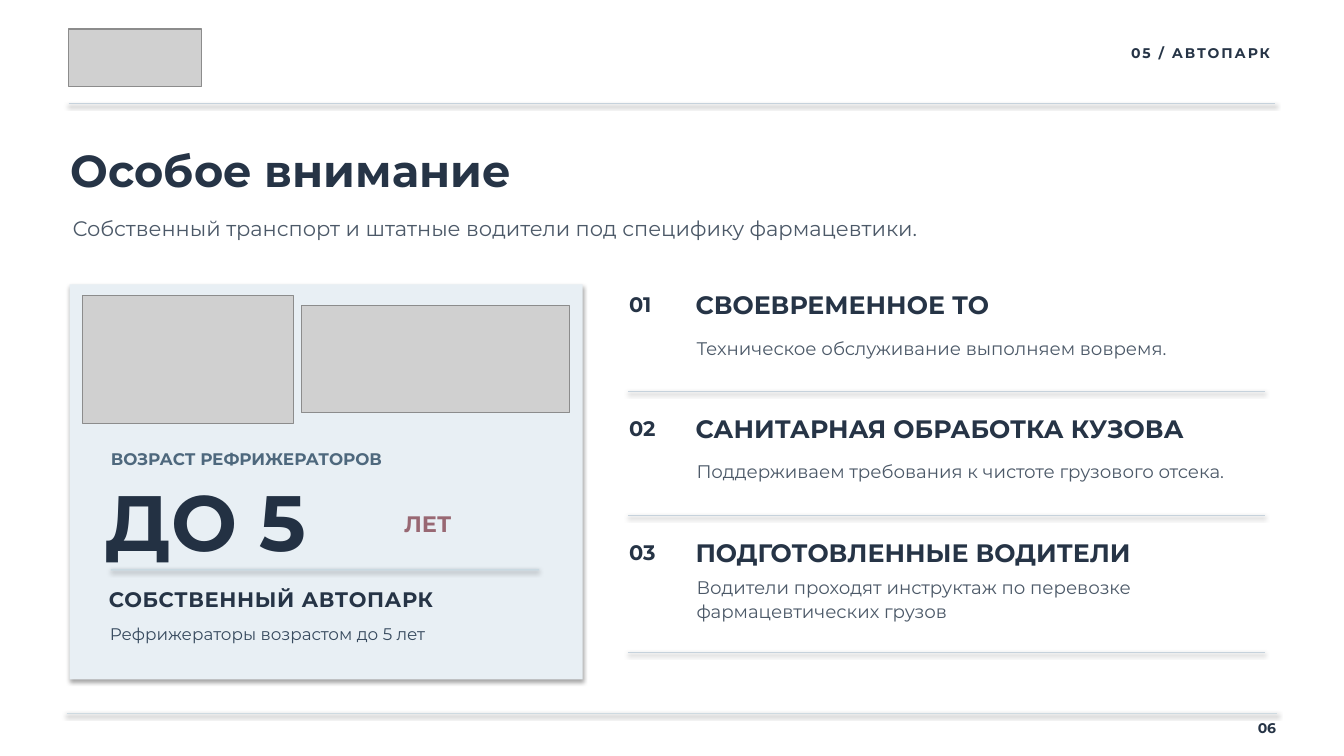
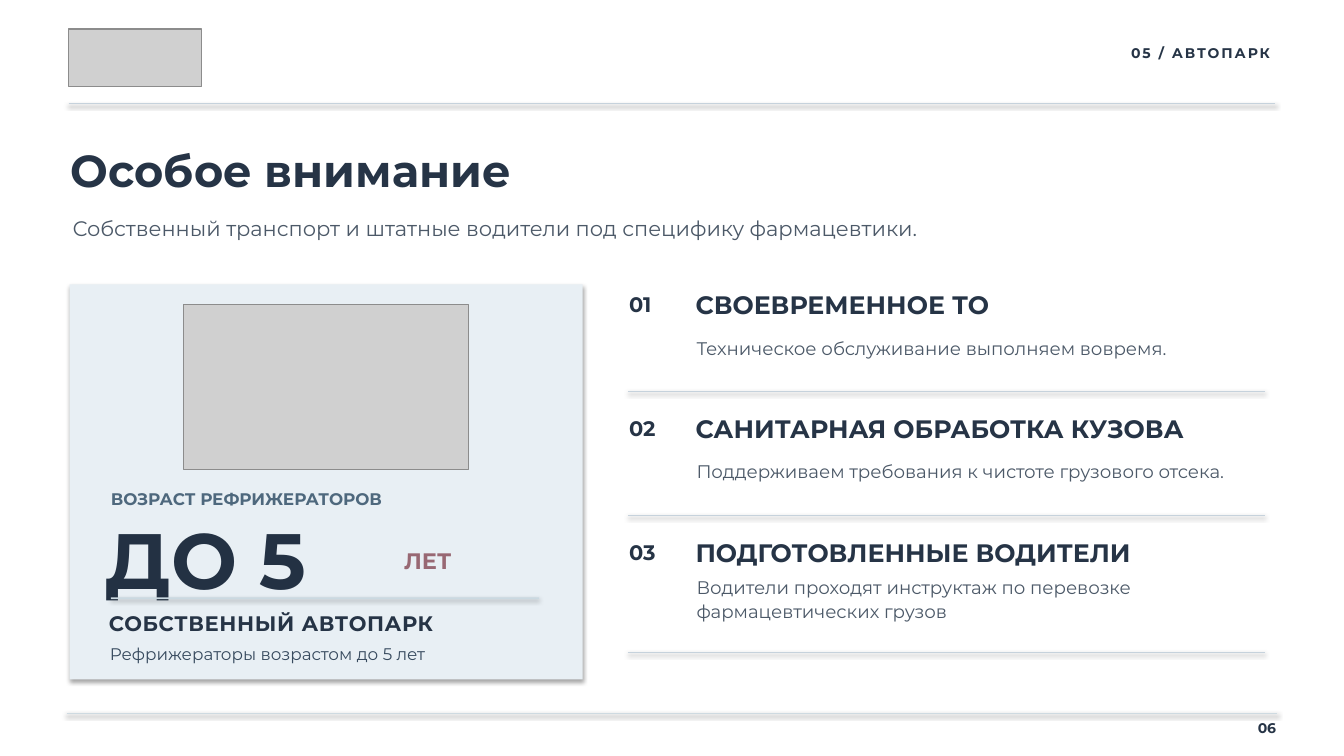
Before and after one commit to clouderefresh-arch/presentation, a slide deck: slide 6 of OLS-presentation.pptx. Drawn at 1344x756 pixels with LibreOffice and Linux fonts; fonts in the diff are those of the drawing; grey boxes stand for pictures. Boxes give left, top, right and bottom in pixels: in the first picture for what was removed or moved away, otherwise in the second. Text is boxed around its words. In the diff, an @@ line names an element or a change of style, - is before the commit and + after.

```diff
--- a/OLS-presentation.pptx
+++ b/OLS-presentation.pptx
@@ picture: place and size @@
-picture at box(83, 295, 293, 423)
+picture at box(184, 304, 469, 470)
@@ picture removed at box(301, 306, 570, 413) @@
@@ text "ВОЗРАСТ РЕФРИЖЕРАТОРОВ": place and size @@
-text "ВОЗРАСТ РЕФРИЖЕРАТОРОВ" at box(111, 453, 382, 466)
+text "ВОЗРАСТ РЕФРИЖЕРАТОРОВ" at box(111, 493, 382, 506)
@@ text "ДО 5": place and size @@
-text "ДО 5" at box(106, 495, 306, 563)
+text "ДО 5" at box(106, 533, 306, 601)
@@ text "ЛЕТ": place and size @@
-text "ЛЕТ" at box(404, 516, 451, 532)
+text "ЛЕТ" at box(404, 553, 451, 569)
@@ rectangle: place and size @@
-rectangle at box(111, 569, 539, 571)
+rectangle at box(111, 598, 539, 600)
@@ text "СОБСТВЕННЫЙ АВТОПАРК": place and size @@
-text "СОБСТВЕННЫЙ АВТОПАРК" at box(109, 588, 434, 608)
+text "СОБСТВЕННЫЙ АВТОПАРК" at box(109, 612, 434, 632)
@@ text "Рефрижераторы возрастом до 5 лет": place and size @@
-text "Рефрижераторы возрастом до 5 лет" at box(110, 627, 426, 644)
+text "Рефрижераторы возрастом до 5 лет" at box(110, 647, 426, 664)
```
Also in this commit, not shown: 2 other slides changed, 1 other file.
